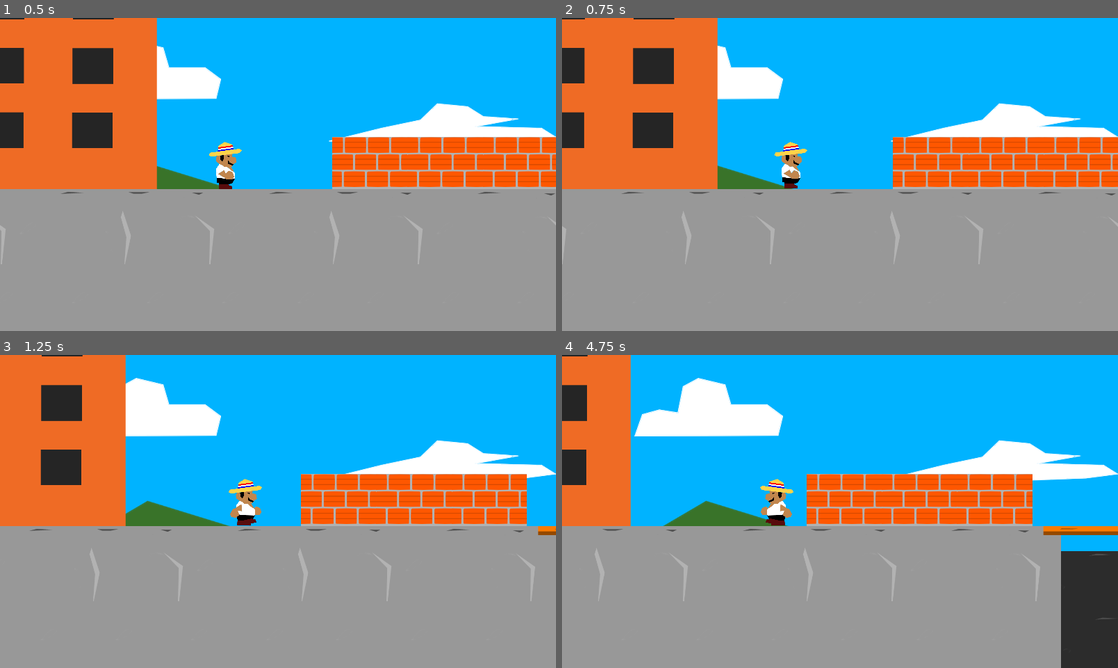
Above: before the commit, frames 1-4 (two rows, left to right).
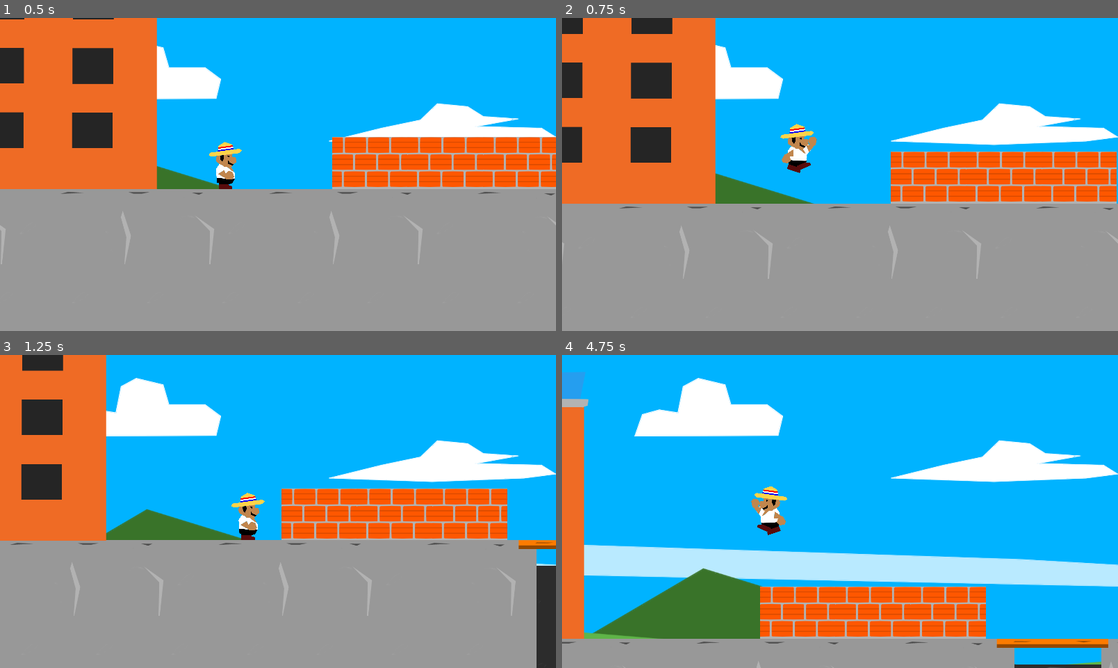
Above: after the commit, the same moments.

Repository: luispereira230797/donmariano
Game: Godot game, scene res://Scenes/Level1.tscn
Two runs of this game, one before a commit and one after it. Both use one fixed random seed, a clock stepped at 60 frames per second and the inputs below.
Inputs:
- Up to frame 1 (0.5 s): no input
- Up to frame 2 (0.75 s): tap Enter (ui_accept) at 0.5 s; hold Right (ui_right) from 0.53 s (still down); hold Enter (ui_accept) from 0.53 s (still down)
- Up to frame 3 (1.25 s): keep holding Right (ui_right); keep holding Enter (ui_accept)
- Up to frame 4 (4.75 s): release Enter (ui_accept) at 1.28 s; tap Enter (ui_accept) at 1.35, 1.52, 1.82, 2.85, 3.02, 3.32, 4.35, 4.52 s; release Right (ui_right) at 2.03 s; hold Left (ui_left) 2.03-2.78 s; hold Enter (ui_accept) 2.03-2.78 s; hold Right (ui_right) 2.78-4.28 s; hold Enter (ui_accept) 3.53-4.28 s; hold Left (ui_left) from 4.28 s (still down)

Frame 1 is identical in both runs. In frame 2, 14% of the frame differs, in the area x 0-100%, y 0-84%; in frame 3, 18%; in frame 4, 51%, in the area x 0-100%, y 0-100%.

Commit message:
More aceleration when player start movement and fix global array

Diff:
--- a/Scripts/Global.gd
+++ b/Scripts/Global.gd
@@ -7,7 +7,7 @@
 const MUSIC_NO_DESTINATION = "res://Sounds/EndingMusics/NoDestination.mp3"
 const MUSIC_A_LOST_SOUL = "res://Sounds/EndingMusics/ALostSoul.mp3"
 
-var items = ["phone"] #"cash", "ring", "phone"
+var items = ["cash", "ring", "phone"] #"cash", "ring", "phone"
 var current_scene = "KilledByDrogadicto"
 var previous_scene = null
 var text = ""
--- a/Scripts/Player.gd
+++ b/Scripts/Player.gd
@@ -1,6 +1,6 @@
 extends KinematicBody2D
 
-const moveSpeed = 10
+const moveSpeed = 30
 const maxSpeed = 330
 
 const jumpHeight = -500
@@ -55,7 +55,7 @@
 		$AnimationPlayer.play("Idle")
 		friction = true
 	# If is pressing jump button and is in the limit of time, jump
-	if Input.is_action_pressed("ui_up"):
+	if Input.is_action_pressed("ui_accept"):
 		# Play jump sound
 		if !jumping:
 			$JumpSoundPlayer.play()
